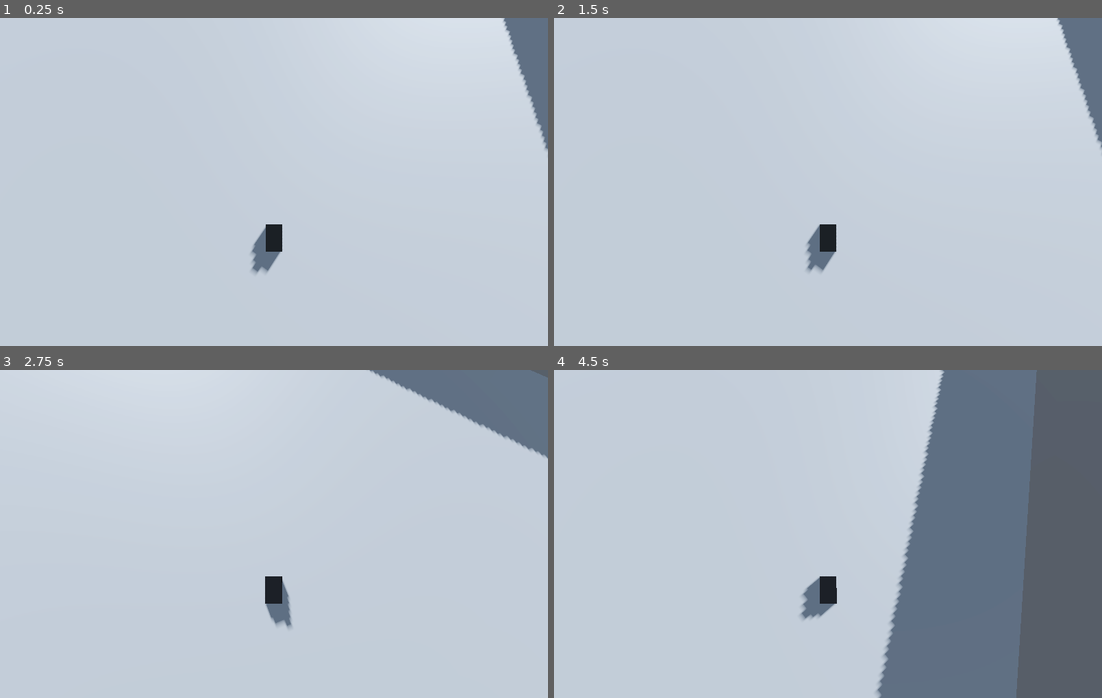
Above: before the commit, frames 1-4 (two rows, left to right).
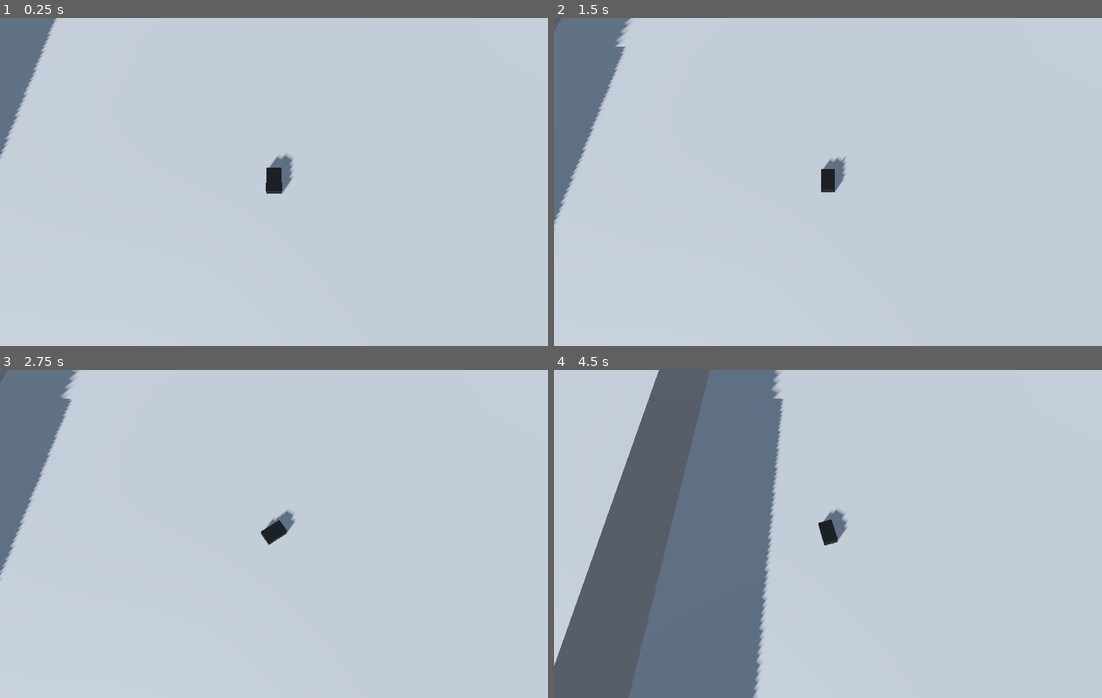
Above: after the commit, the same moments.

Repository: mcKri/bad-idea-jam
Game: Godot game, scene res://system/game_world.tscn
The game is run twice, just before and just after one commit, with the same random seed, the same clock (stepped at 60 frames per second) and the same inputs. Before the commit the project starts from res://stages/car_prototype/car_prototype_area.tscn.
Inputs:
- Up to frame 1 (0.25 s): no input
- Up to frame 2 (1.5 s): hold D (steer_right) 0.53-1.28 s; tap Enter at 1.25 s; hold S (brake) from 1.28 s (still down)
- Up to frame 3 (2.75 s): release S (brake) at 2.03 s; hold D (steer_right) from 2.03 s (still down)
- Up to frame 4 (4.5 s): release D (steer_right) at 2.78 s; hold W (accelerate) 2.78-3.53 s; hold A (steer_left) from 3.53 s (still down)

The runs differ from the first frame. In frame 1, 5.0% of the frame differs, in the area x 0-100%, y 0-79%; in frame 2, 7.4%; in frame 3, 10%; in frame 4, 67%, in the area x 0-100%, y 0-100%.

Commit message:
create Camera singleton create StageLoader singleton set up basic GameWorld structure

Diff:
--- a/stages/car_prototype/car.gd
+++ b/entities/car/car.gd
@@ -1,3 +1,4 @@
+class_name Car
 extends Node3D
 
 @onready var sphere: RigidBody3D = $Sphere
@@ -36,7 +37,6 @@
 	#if !ground_ray.is_colliding():
 		#print("NOT ON FLOOR")
 		#return
-
 	speed_input = 0
 	speed_input += Input.get_action_strength("accelerate")
 	speed_input -= Input.get_action_strength("brake")
@@ -53,5 +53,5 @@
 		mesh.global_basis = mesh.global_basis.slerp(new_basis, TURN_SPEED * delta)
 		mesh.global_transform = mesh.global_transform.orthonormalized()
 
-		var t = -rotate_input * sphere.linear_velocity.length() / BODY_TILT
+		var t = - rotate_input * sphere.linear_velocity.length() / BODY_TILT
 		body.rotation.z = lerp(body.rotation.z, t, 10 * delta)
--- /dev/null
+++ b/entities/car/car.tscn
@@ -0,0 +1,34 @@
+[gd_scene format=3 uid="uid://eyiskji7g51x"]
+
+[ext_resource type="Script" uid="uid://bhfjlv5c5yfu4" path="res://entities/car/car.gd" id="1_yotxw"]
+
+[sub_resource type="PhysicsMaterial" id="PhysicsMaterial_rvpx2"]
+bounce = 0.2
+
+[sub_resource type="SphereShape3D" id="SphereShape3D_ncaa3"]
+radius = 1.0
+
+[sub_resource type="StandardMaterial3D" id="StandardMaterial3D_pt7ul"]
+albedo_color = Color(0, 0, 0, 1)
+
+[node name="Car" type="Node3D" unique_id=880996545]
+script = ExtResource("1_yotxw")
+
+[node name="Sphere" type="RigidBody3D" parent="." unique_id=361040030]
+transform = Transform3D(1, 0, 0, 0, 1, 0, 0, 0, 1, 0, 0.7113662, 0)
+collision_layer = 0
+physics_material_override = SubResource("PhysicsMaterial_rvpx2")
+linear_damp = 1.0
+angular_damp = 20.0
+
+[node name="CollisionShape3D" type="CollisionShape3D" parent="Sphere" unique_id=1762491697]
+shape = SubResource("SphereShape3D_ncaa3")
+
+[node name="Mesh" type="Node3D" parent="." unique_id=310353810]
+
+[node name="Body" type="CSGBox3D" parent="Mesh" unique_id=77725255]
+transform = Transform3D(1, 0, 0, 0, 1, 0, 0, 0, 1, 0, 0.28294373, 0)
+size = Vector3(1, 0.78567505, 1.5700684)
+material = SubResource("StandardMaterial3D_pt7ul")
+
+[node name="RayCast3D" type="RayCast3D" parent="Mesh" unique_id=733590555]
--- a/project.godot
+++ b/project.godot
@@ -11,9 +11,15 @@
 [application]
 
 config/name="Bad Idea Jam"
-run/main_scene="uid://dweq1naht4loy"
+run/main_scene="uid://bkh6s1nie1owp"
 config/features=PackedStringArray("4.6", "Forward Plus")
 config/icon="res://icon.svg"
+
+[autoload]
+
+StageLoader="*uid://dmxro2o55w5nw"
+AudioManager="*uid://da20nvxd27mo0"
+Camera="*uid://b1jl55o3066mj"
 
 [display]
 
--- a/stages/car_prototype/car_prototype_area.tscn
+++ b/stages/car_prototype/car_prototype_area.tscn
@@ -1,6 +1,6 @@
 [gd_scene format=3 uid="uid://dweq1naht4loy"]
 
-[ext_resource type="Script" uid="uid://bhfjlv5c5yfu4" path="res://stages/car_prototype/car.gd" id="1_pt7ul"]
+[ext_resource type="Script" uid="uid://onuqqdsl88x1" path="res://stages/stage.gd" id="1_pt7ul"]
 
 [sub_resource type="ProceduralSkyMaterial" id="ProceduralSkyMaterial_pt7ul"]
 sky_horizon_color = Color(0.66224277, 0.6717428, 0.6867428, 1)
@@ -15,16 +15,8 @@
 tonemap_mode = 2
 glow_enabled = true
 
-[sub_resource type="PhysicsMaterial" id="PhysicsMaterial_rvpx2"]
-bounce = 0.2
-
-[sub_resource type="SphereShape3D" id="SphereShape3D_ncaa3"]
-radius = 1.0
-
-[sub_resource type="StandardMaterial3D" id="StandardMaterial3D_pt7ul"]
-albedo_color = Color(0, 0, 0, 1)
-
 [node name="CarPrototypeArea" type="Node3D" unique_id=2137135937]
+script = ExtResource("1_pt7ul")
 
 [node name="WorldEnvironment" type="WorldEnvironment" parent="." unique_id=130313378]
 environment = SubResource("Environment_orwpi")
@@ -33,54 +25,32 @@
 transform = Transform3D(-0.82609826, -0.17226729, 0.53654975, 0, 0.95212936, 0.30569533, -0.5635261, 0.2525344, -0.7865524, 0, 0, 0)
 shadow_enabled = true
 
-[node name="Car" type="Node3D" parent="." unique_id=251769178]
-transform = Transform3D(1, 0, 0, 0, 1, 0, 0, 0, 1, 0, 0.5944996, 0)
-script = ExtResource("1_pt7ul")
-
-[node name="Sphere" type="RigidBody3D" parent="Car" unique_id=1082955329]
-transform = Transform3D(1, 0, 0, 0, 1, 0, 0, 0, 1, 0, 0.7113662, 0)
-collision_layer = 0
-physics_material_override = SubResource("PhysicsMaterial_rvpx2")
-linear_damp = 1.0
-angular_damp = 20.0
-
-[node name="CollisionShape3D" type="CollisionShape3D" parent="Car/Sphere" unique_id=838272259]
-shape = SubResource("SphereShape3D_ncaa3")
-
-[node name="Mesh" type="Node3D" parent="Car" unique_id=1344213211]
-
-[node name="Body" type="CSGBox3D" parent="Car/Mesh" unique_id=1632016728]
-transform = Transform3D(1, 0, 0, 0, 1, 0, 0, 0, 1, 0, 0.28294373, 0)
-size = Vector3(1, 0.78567505, 1.5700684)
-material = SubResource("StandardMaterial3D_pt7ul")
-
-[node name="RayCast3D" type="RayCast3D" parent="Car/Mesh" unique_id=1960711780]
-
-[node name="Camera3D" type="Camera3D" parent="Car/Mesh" unique_id=1693253782]
-transform = Transform3D(1, 0, 0, 0, 0.24407198, 0.96975714, 0, -0.96975714, 0.24407198, 0, 13.836945, -0.118)
-current = true
+[node name="SpawnPoint" type="Marker3D" parent="." unique_id=1706767338]
+transform = Transform3D(1, 0, 0, 0, 1, 0, 0, 0, 1, 0, 0.3883741, -4.9330616)
 
 [node name="Floor" type="CSGBox3D" parent="." unique_id=1479566615]
 transform = Transform3D(1, 0, 0, 0, 1, 0, 0, 0, 1, 0, -0.5, 0)
 use_collision = true
 size = Vector3(168.47632, 1, 142.41821)
 
-[node name="CSGBox3D" type="CSGBox3D" parent="." unique_id=1750467758]
+[node name="Walls" type="Node3D" parent="." unique_id=1695788866]
+
+[node name="CSGBox3D" type="CSGBox3D" parent="Walls" unique_id=1750467758]
 transform = Transform3D(1, 0, 0, 0, 1, 0, 0, 0, 1, 26.911926, 1.8950028, 1.0222626)
 use_collision = true
 size = Vector3(1, 5.2491455, 69.74219)
 
-[node name="CSGBox3D3" type="CSGBox3D" parent="." unique_id=1902968884]
+[node name="CSGBox3D3" type="CSGBox3D" parent="Walls" unique_id=1902968884]
 transform = Transform3D(-4.371139e-08, 0, 1, 0, 1, 0, -1, 0, -4.371139e-08, -5.019291, 1.8950028, 37.080128)
 use_collision = true
 size = Vector3(1, 5.2491455, 69.74219)
 
-[node name="CSGBox3D4" type="CSGBox3D" parent="." unique_id=1214937844]
+[node name="CSGBox3D4" type="CSGBox3D" parent="Walls" unique_id=1214937844]
 transform = Transform3D(-4.371139e-08, 0, 1, 0, 1, 0, -1, 0, -4.371139e-08, -3.1934175, 1.8950028, -31.265568)
 use_collision = true
 size = Vector3(1, 5.2491455, 69.74219)
 
-[node name="CSGBox3D2" type="CSGBox3D" parent="." unique_id=882120684]
+[node name="CSGBox3D2" type="CSGBox3D" parent="Walls" unique_id=882120684]
 transform = Transform3D(1, 0, 0, 0, 1, 0, 0, 0, 1, -32.045708, 1.8950028, 1.9096031)
 use_collision = true
 size = Vector3(1, 5.2491455, 69.74219)
--- /dev/null
+++ b/stages/stage.gd
@@ -0,0 +1,10 @@
+class_name Stage
+extends Node3D
+
+@onready var spawn_point: Marker3D = $SpawnPoint
+
+
+func get_spawn_position() -> Vector3:
+	if spawn_point:
+		return spawn_point.global_position
+	return Vector3.ZERO
--- /dev/null
+++ b/system/audio_manager.gd
@@ -0,0 +1 @@
+extends Node
--- /dev/null
+++ b/system/camera.gd
@@ -0,0 +1,72 @@
+extends Camera3D
+
+const DEFAULT_OFFSET := Vector3(0, 15, -5)
+
+var focus_target: Node3D
+var focus_point: Vector3 = Vector3.INF
+var focus_speed: float = 0.15
+var panning: bool = false
+var anchor_offset: Vector3 = DEFAULT_OFFSET
+
+
+func _init():
+	process_mode = Node.PROCESS_MODE_ALWAYS
+
+
+func _ready():
+	make_current()
+
+
+func _process(_delta):
+	var target_pos := Vector3.INF
+
+	# Priority: target node > focus point > current position
+	if focus_target:
+		target_pos = focus_target.global_position
+	elif focus_point != Vector3.INF:
+		target_pos = focus_point
+
+	var anchor_pos := target_pos + anchor_offset
+
+	# Smoothly pan to target if currently panning, otherwise snap immediately
+	# TODO: Smoothly rotate to look at target
+	if panning:
+		if global_position.distance_to(anchor_pos) > 0.01:
+			global_position = lerp(global_position, anchor_pos, focus_speed)
+		else:
+			global_position = anchor_pos
+			panning = false
+	else:
+		if anchor_pos != Vector3.INF:
+			global_position = anchor_pos
+
+	look_at(target_pos, Vector3.UP)
+
+
+func focus_on(target: Variant, speed: float = 0.15):
+	if target is Node3D:
+		focus_target = target
+	elif target is Vector3:
+		focus_point = target
+		focus_target = null
+	else:
+		return
+
+	if speed == INF:
+		global_position = focus_point if focus_point != Vector3.INF else focus_target.global_position
+	else:
+		focus_speed = speed
+		panning = true
+
+
+func clear_focus():
+	focus_target = null
+	focus_point = Vector3.INF
+
+
+func set_offset(new_offset: Vector3):
+	anchor_offset = new_offset
+
+
+func reset_offset():
+	anchor_offset = DEFAULT_OFFSET
--- /dev/null
+++ b/system/game_world.gd
@@ -0,0 +1,8 @@
+extends Node3D
+
+@export var initial_level: PackedScene
+
+
+func _ready():
+	if initial_level:
+		StageLoader.load_stage(initial_level)
--- /dev/null
+++ b/system/game_world.tscn
@@ -0,0 +1,11 @@
+[gd_scene format=3 uid="uid://bkh6s1nie1owp"]
+
+[ext_resource type="Script" uid="uid://8byjgxecmkff" path="res://system/game_world.gd" id="1_i084f"]
+[ext_resource type="PackedScene" uid="uid://dweq1naht4loy" path="res://stages/car_prototype/car_prototype_area.tscn" id="2_bqd4e"]
+[ext_resource type="PackedScene" uid="uid://eyiskji7g51x" path="res://entities/car/car.tscn" id="2_dsv2d"]
+
+[node name="GameWorld" type="Node3D" unique_id=548075449]
+script = ExtResource("1_i084f")
+initial_level = ExtResource("2_bqd4e")
+
+[node name="Car" parent="." unique_id=880996545 instance=ExtResource("2_dsv2d")]
--- /dev/null
+++ b/system/stage_loader.gd
@@ -0,0 +1,20 @@
+extends Node
+
+@onready var game_world: Node3D = get_node("/root/GameWorld")
+@onready var car: Car = game_world.get_node("Car")
+
+var curr_stage: Stage
+
+
+func load_stage(stage_scene: PackedScene):
+	if curr_stage:
+		curr_stage.queue_free()
+
+	curr_stage = stage_scene.instantiate()
+	game_world.add_child(curr_stage)
+
+	if not curr_stage.is_node_ready():
+		await curr_stage.ready
+
+	car.global_position = curr_stage.get_spawn_position()
+	Camera.focus_on(car.mesh)
Renamed: stages/car_prototype/car.gd.uid -> entities/car/car.gd.uid
Not shown, added: stages/stage.gd.uid
Not shown, added: system/audio_manager.gd.uid
Not shown, added: system/camera.gd.uid
Not shown, added: system/game_world.gd.uid
Not shown, added: system/stage_loader.gd.uid
